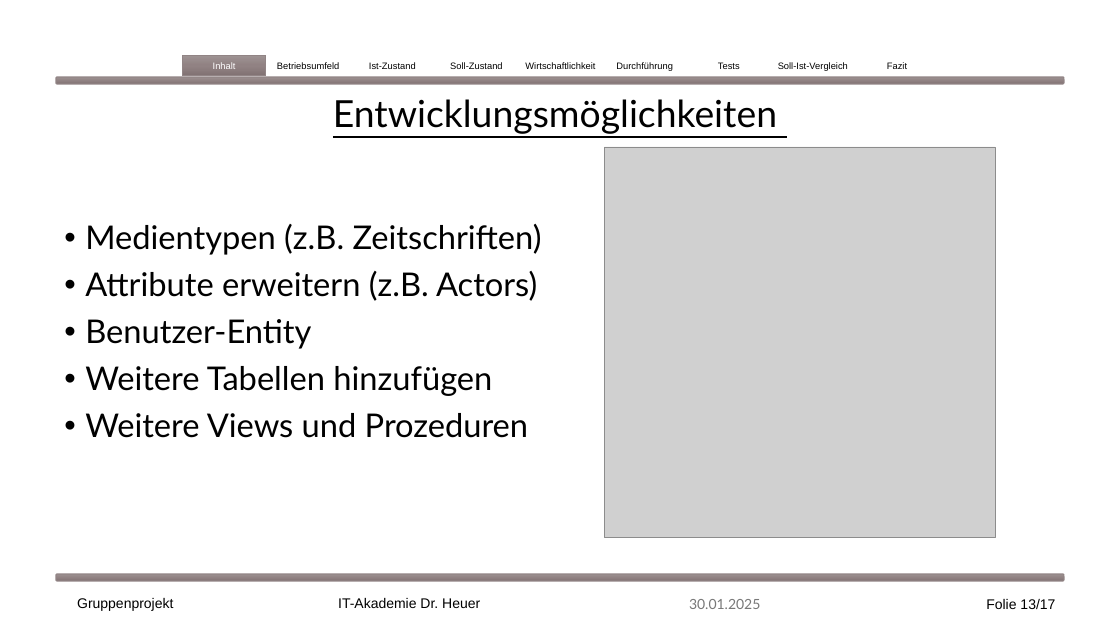
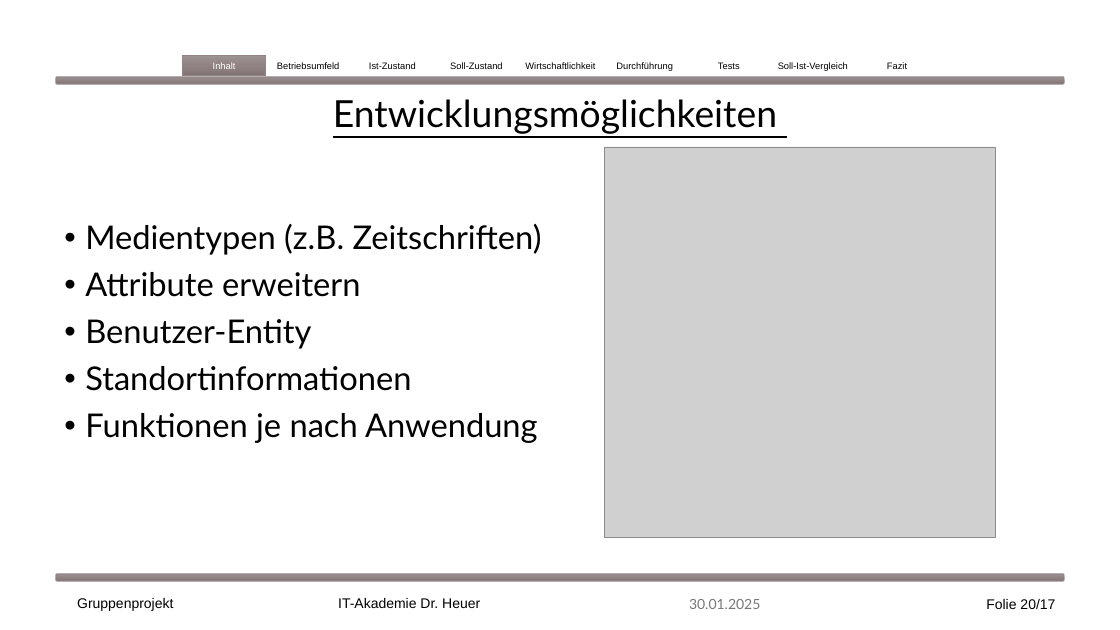
Before and after one commit to EkaterinaShmeleva/MediaManagementSystem, a slide deck: slide 20 of Medienverwaltungsdatenbank Gruppe1.pptx (slide 13 before the commit). Drawn at 1120x630 pixels with LibreOffice and Linux fonts; fonts in the diff are those of the drawing; grey boxes stand for pictures. Boxes give left, top, right and bottom in pixels: in the first picture for what was removed or moved away, otherwise in the second. Text is boxed around its words. In the diff, an @@ line names an element or a change of style, - is before the commit and + after.

```diff
--- a/Medienverwaltungsdatenbank Gruppe1.pptx
+++ b/Medienverwaltungsdatenbank Gruppe1.pptx
@@ text at bbox=[85, 272, 360, 297]: text changed @@
-• Attribute erweitern (z.B. Actors)
+• Attribute erweitern
@@ text at bbox=[85, 366, 538, 443]: text changed @@
-• Weitere Tabellen hinzufügen
-• Weitere Views und Prozeduren
+• Standortinformationen
+• Funktionen je nach Anwendung
@@ page number at bbox=[986, 599, 1055, 609]: text changed @@
-Folie 13/17
+Folie 20/17
```
Also in this commit, not shown: 9 slides added, 2 other files.
